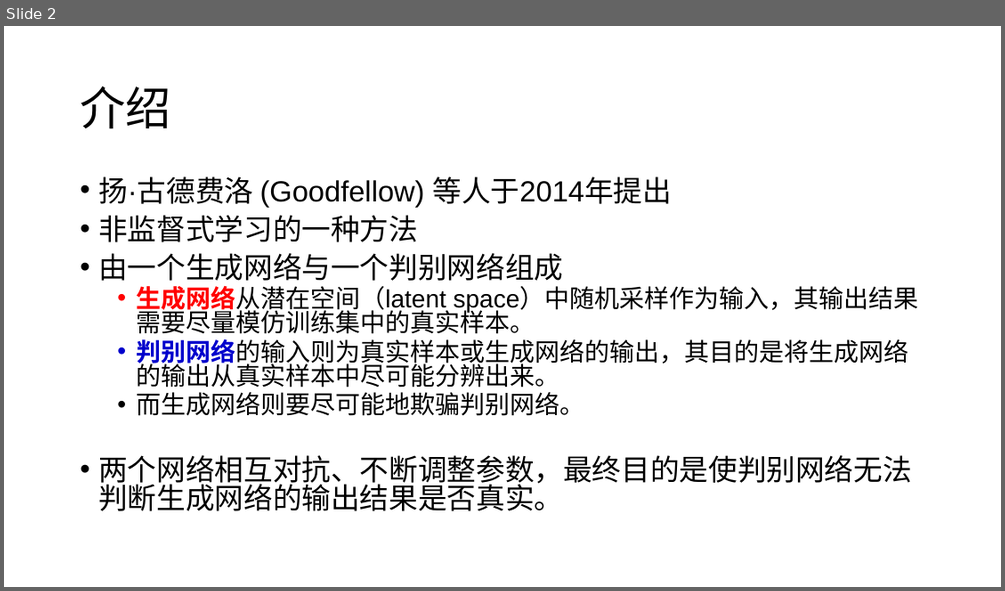
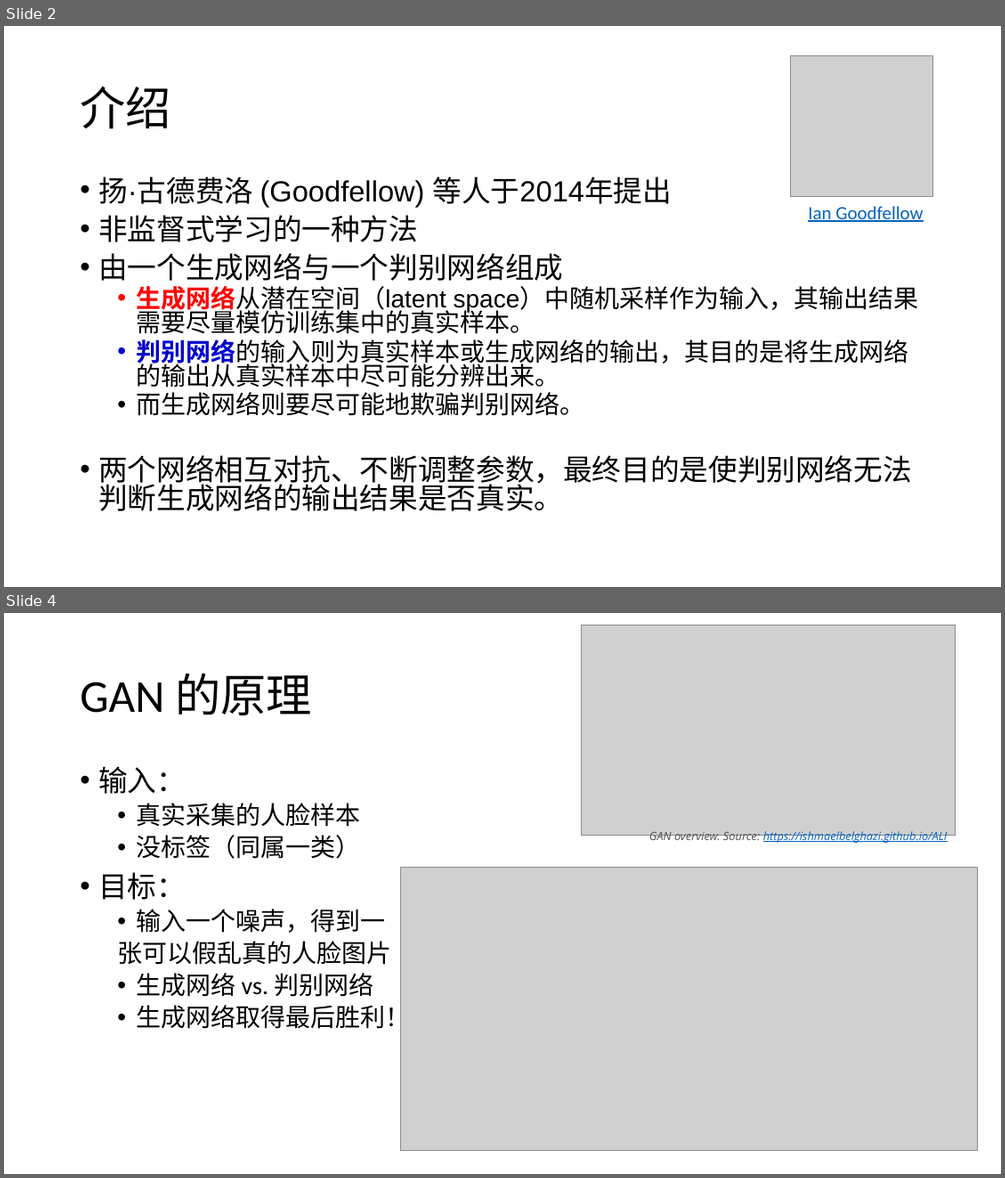
Before and after one commit to foamliu/Learning-DL, a slide deck: gan/GAN.pptx. Shown one above the other, each under a label of ours: slide 2 before the commit, slides 2 and 4 after it; the slides between them are not shown. The pictures are 1005x591 and 1005x1178 pixels, drawn with LibreOffice and Linux fonts; fonts in the diff are those of the drawing; grey boxes stand for pictures. Boxes give left, top, right and bottom in pixels: in the first picture for what was removed or moved away, otherwise in the second. Text is boxed around its words. In the diff, an @@ line names an element or a change of style, - is before the commit and + after.

```diff
--- a/gan/GAN.pptx
+++ b/gan/GAN.pptx
@@ slide 4 added at (x1=4, y1=613, x2=1001, y2=1174), background #FFFFFF @@
@@ picture added at (x1=582, y1=625, x2=955, y2=835) @@
@@ title added at (x1=80, y1=674, x2=312, y2=715), 44 pt, text #000000 @@
+GAN 的原理
@@ text added at (x1=98, y1=766, x2=410, y2=1033), 24 pt, text #000000 @@
+• 输入：
+  • 真实采集的人脸样本
+  • 没标签（同属一类）
+• 目标：
+  • 输入一个噪声，得到一
+  张可以假乱真的人脸图片
+  • 生成网络 vs. 判别网络
+  • 生成网络取得最后胜利！
@@ text added at (x1=649, y1=831, x2=947, y2=844), 11 pt, text #0563C1, italic, underline @@
+GAN overview. Source: https://ishmaelbelghazi.github.io/ALI
@@ picture added at (x1=401, y1=868, x2=978, y2=1150) @@
@@ slide 2 changed as well @@
@@ picture added at (x1=791, y1=56, x2=933, y2=197) @@
@@ text added at (x1=808, y1=206, x2=922, y2=222), 18 pt, text #0563C1, underline @@
+Ian Goodfellow
```
Also in this commit, not shown: 3 other slides changed, 1 other slide added, 1 other file.
